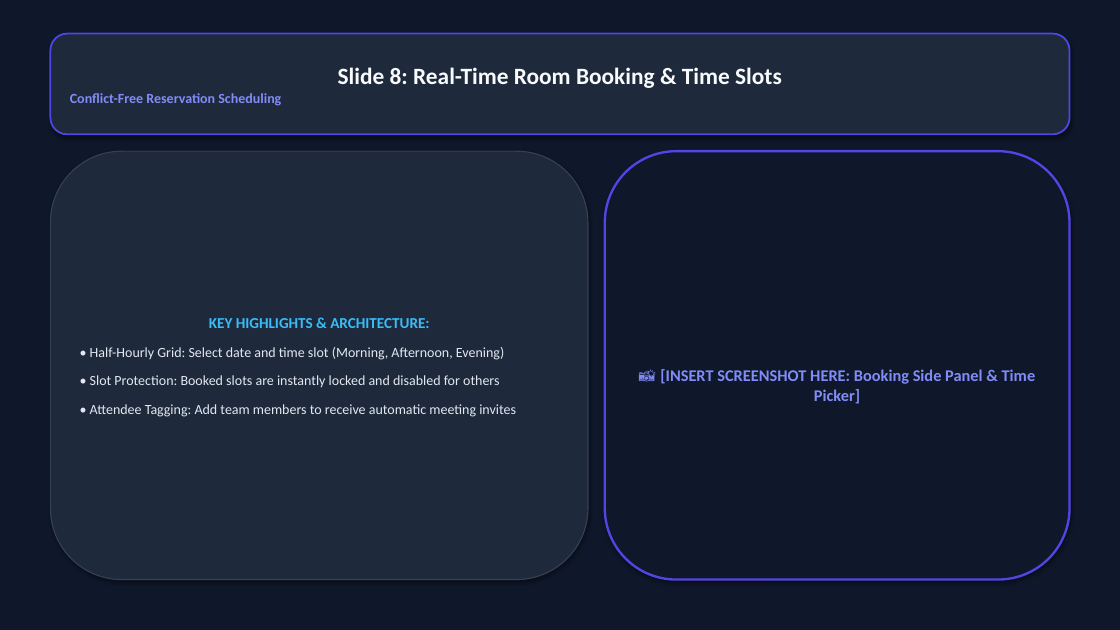
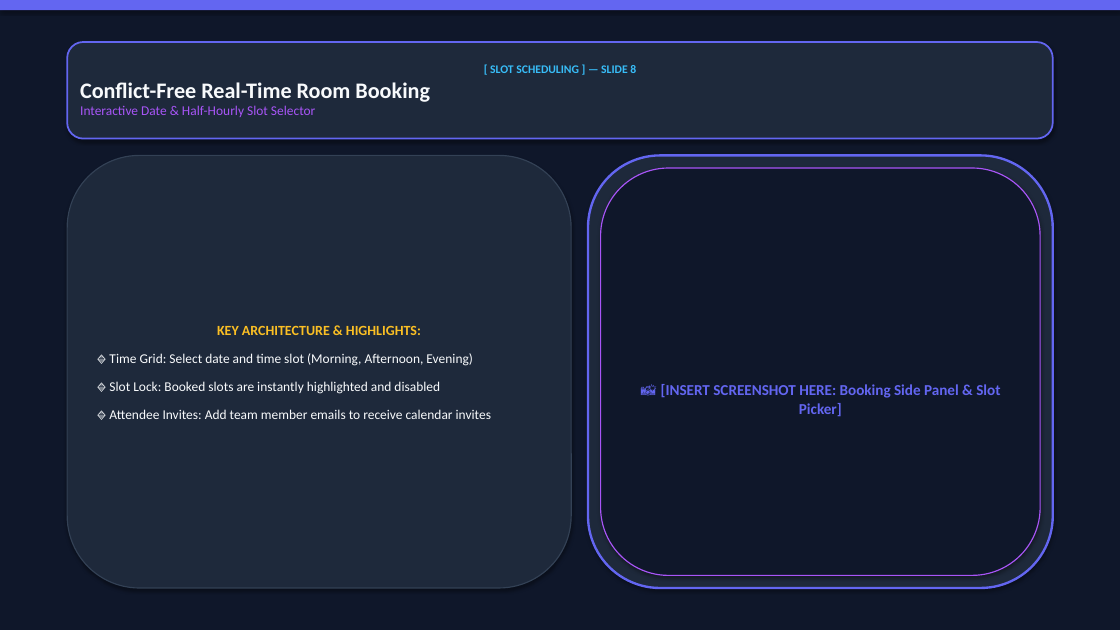
Before and after one commit to VishalMishraCSE/meeting-room-booking-system, a slide deck: slide 8 of document/PRESENTATION_DECK_SLIDES.pptx. Drawn at 1120x630 pixels with LibreOffice and Linux fonts; fonts in the diff are those of the drawing. Boxes give left, top, right and bottom in pixels: in the first picture for what was removed or moved away, otherwise in the second. Text is boxed around its words. In the diff, an @@ line names an element or a change of style, - is before the commit and + after.

Commit message:
design: redesign PowerPoint presentation deck with stunning multi-layered dark theme, glassmorphic card containers, and category tag pills

```diff
--- a/document/PRESENTATION_DECK_SLIDES.pptx
+++ b/document/PRESENTATION_DECK_SLIDES.pptx
@@ rectangle added at box(0, 0, 1120, 10), fill #6366F1 @@
@@ rounded rectangle "[ SLOT SCHEDULING ] — ...": place and size @@
-rounded rectangle "[ SLOT SCHEDULING ] — ..." at box(50, 34, 1070, 134)
+rounded rectangle "[ SLOT SCHEDULING ] — ..." at box(67, 42, 1053, 139)
@@ rounded rectangle "[ SLOT SCHEDULING ] — ..." at box(67, 42, 1053, 139): outline #4F46E5 1.5 pt to #6366F1 1.5 pt @@
@@ text in rounded rectangle at box(80, 65, 636, 117): text changed; size 20 to 11.5 pt; text colour #F8FAFC to #A855F7 @@
-Slide 8: Real-Time Room Booking & Time Slots
-Conflict-Free Reservation Scheduling
+[ SLOT SCHEDULING ] — SLIDE 8
+Conflict-Free Real-Time Room Booking
+Interactive Date & Half-Hourly Slot Selector
@@ rounded rectangle "KEY ARCHITECTURE & HIGHLIGHTS:": place and size @@
-rounded rectangle "KEY ARCHITECTURE & HIGHLIGHTS:" at box(50, 151, 588, 580)
+rounded rectangle "KEY ARCHITECTURE & HIGHLIGHTS:" at box(67, 155, 571, 588)
@@ rounded rectangle added at box(588, 155, 1053, 588), fill #1E293B, outline #6366F1 2 pt @@
@@ rounded rectangle "📸 [INSERT SCREENSHOT HERE: Booking ...": place and size @@
-rounded rectangle "📸 [INSERT SCREENSHOT HERE: Booking ..." at box(605, 151, 1070, 580)
+rounded rectangle "📸 [INSERT SCREENSHOT HERE: Booking ..." at box(601, 168, 1040, 576)
@@ rounded rectangle "📸 [INSERT SCREENSHOT HERE: Booking ..." at box(601, 168, 1040, 576): outline #4F46E5 2 pt to #A855F7 1 pt @@
@@ text in rounded rectangle at box(109, 326, 491, 419): text changed; size 12 to 11.5 pt; text colour #E2E8F0 to #F8FAFC @@
-KEY HIGHLIGHTS & ARCHITECTURE:
-• Half-Hourly Grid: Select date and time slot (Morning, Afternoon, Evening)
-• Slot Protection: Booked slots are instantly locked and disabled for others
-• Attendee Tagging: Add team members to receive automatic meeting invites
+KEY ARCHITECTURE & HIGHLIGHTS:
+🔹 Time Grid: Select date and time slot (Morning, Afternoon, Evening)
+🔹 Slot Lock: Booked slots are instantly highlighted and disabled
+🔹 Attendee Invites: Add team member emails to receive calendar invites
@@ text in rounded rectangle at box(661, 384, 1000, 417): text changed; size 14 to 13 pt; text colour #818CF8 to #6366F1 @@
-📸 [INSERT SCREENSHOT HERE: Booking Side Panel & Time Picker]
+📸 [INSERT SCREENSHOT HERE: Booking Side Panel & Slot Picker]
```
Also in this commit, not shown: 16 other slides changed, 1 slide added, 1 slide removed, 1 other file.
